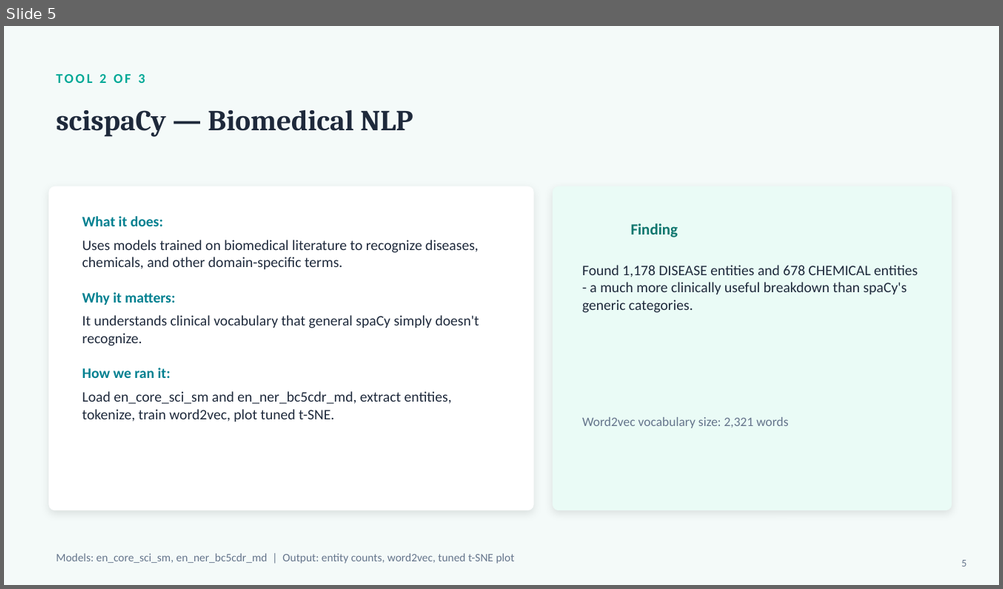
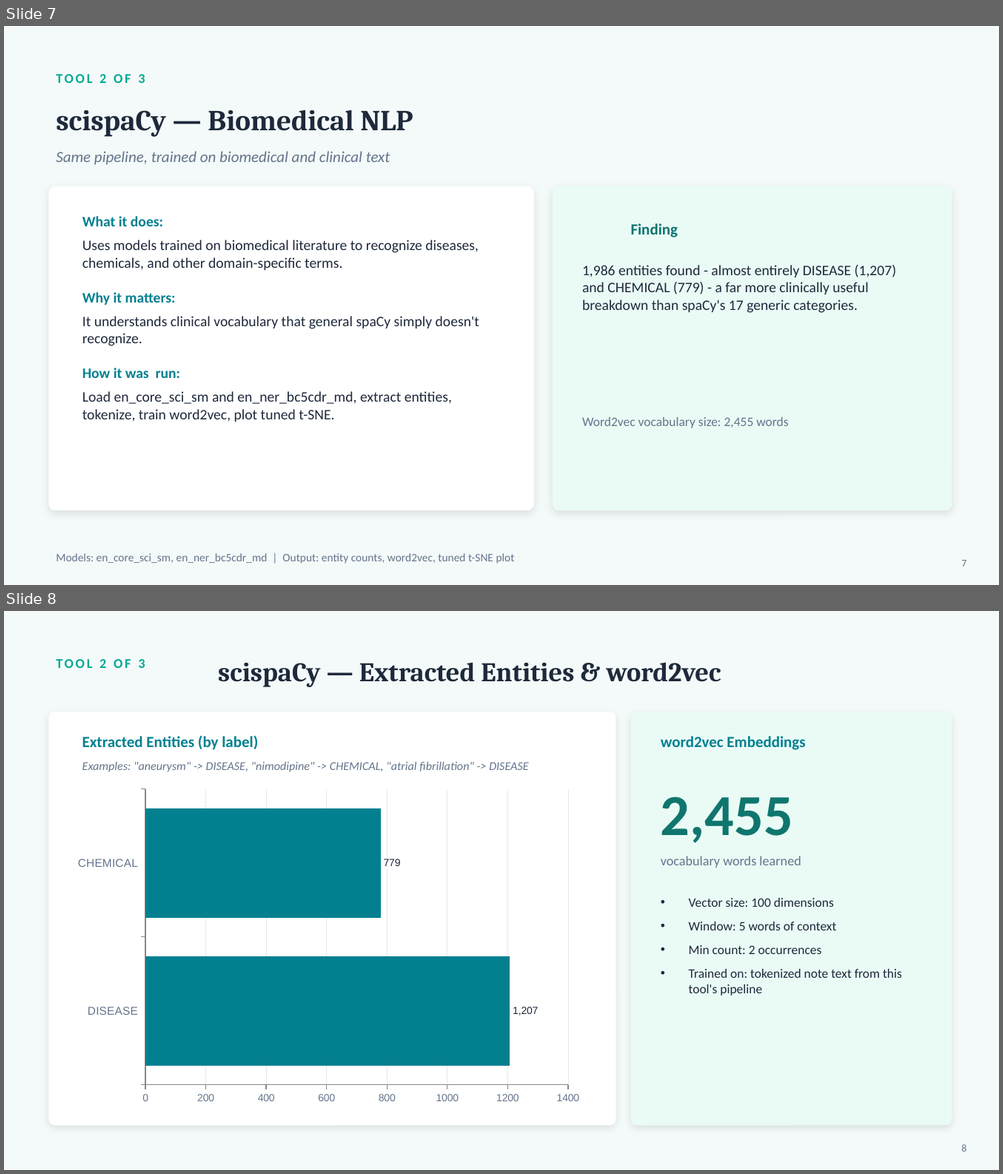
Before and after one commit to murali-github/msai-aih, a slide deck: MIMIC_NLP_Presentation.pptx. Shown one above the other, each under a label of ours: slide 5 before the commit, slides 7 and 8 after it. The pictures are 1003x589 and 1003x1174 pixels, drawn with LibreOffice and Linux fonts; fonts in the diff are those of the drawing. Boxes give left, top, right and bottom in pixels: in the first picture for what was removed or moved away, otherwise in the second. Text is boxed around its words. In the diff, an @@ line names an element or a change of style, - is before the commit and + after.

```diff
--- a/MIMIC_NLP_Presentation.pptx
+++ b/MIMIC_NLP_Presentation.pptx
@@ slide 8 added at (x1=4, y1=611, x2=999, y2=1170), background #F4FAF9 @@
@@ text added at (x1=56, y1=659, x2=145, y2=668), 13 pt, text #00A896, bold @@
+TOOL 2 OF 3
@@ text added at (x1=218, y1=662, x2=721, y2=687), 26 pt, text #1E293B, bold @@
+scispaCy — Extracted Entities & word2vec
@@ rounded rectangle added at (x1=48, y1=712, x2=616, y2=1126), fill #FFFFFF @@
@@ rounded rectangle added at (x1=631, y1=712, x2=951, y2=1126), fill #EAFBF6 @@
@@ text added at (x1=82, y1=735, x2=258, y2=750), 15 pt, text #028090, bold @@
+Extracted Entities (by label)
@@ text added at (x1=660, y1=736, x2=805, y2=750), 15 pt, text #028090, bold @@
+word2vec Embeddings
@@ text added at (x1=82, y1=762, x2=528, y2=772), 11.5 pt, text #64748B, italic @@
+Examples: "aneurysm" -> DISEASE, "nimodipine" -> CHEMICAL, "atrial fibrillation" -> DISEASE
@@ bar chart added at (x1=68, y1=783, x2=589, y2=1111) @@
+categories: DISEASE, CHEMICAL
+Series 1: 1207, 779
@@ text added at (x1=660, y1=797, x2=793, y2=843), 56 pt, text #0F766E, bold @@
+2,455
@@ text added at (x1=660, y1=856, x2=800, y2=868), 13 pt, text #64748B @@
+vocabulary words learned
@@ text added at (x1=688, y1=898, x2=902, y2=996), 12.5 pt, text #1E293B @@
+• Vector size: 100 dimensions
+• Window: 5 words of context
+• Min count: 2 occurrences
+• Trained on: tokenized note text from this tool's pipeline
@@ text added at (x1=961, y1=1145, x2=966, y2=1152), 10 pt, text #64748B @@
+8
@@ what was slide 5 is now slide 7 @@
@@ slide 7 changed as well @@
@@ text added at (x1=56, y1=151, x2=390, y2=165), 15 pt, text #64748B, italic @@
+Same pipeline, trained on biomedical and clinical text
@@ text at (x1=582, y1=265, x2=896, y2=313): text changed @@
-Found 1,178 DISEASE entities and 678 CHEMICAL entities - a much more clinically useful breakdown than spaCy's generic categories.
+1,986 entities found - almost entirely DISEASE (1,207) and CHEMICAL (779) - a far more clinically useful breakdown than spaCy's 17 generic categories.
@@ text at (x1=82, y1=368, x2=180, y2=378): text changed @@
-How we ran it:
+How it was run:
@@ text at (x1=582, y1=417, x2=788, y2=429): text changed @@
-Word2vec vocabulary size: 2,321 words
+Word2vec vocabulary size: 2,455 words
@@ text at (x1=961, y1=560, x2=966, y2=567): text changed @@
-5
+7
```
Also in this commit, not shown: 7 other slides changed, 5 other slides added, 2 other files.
